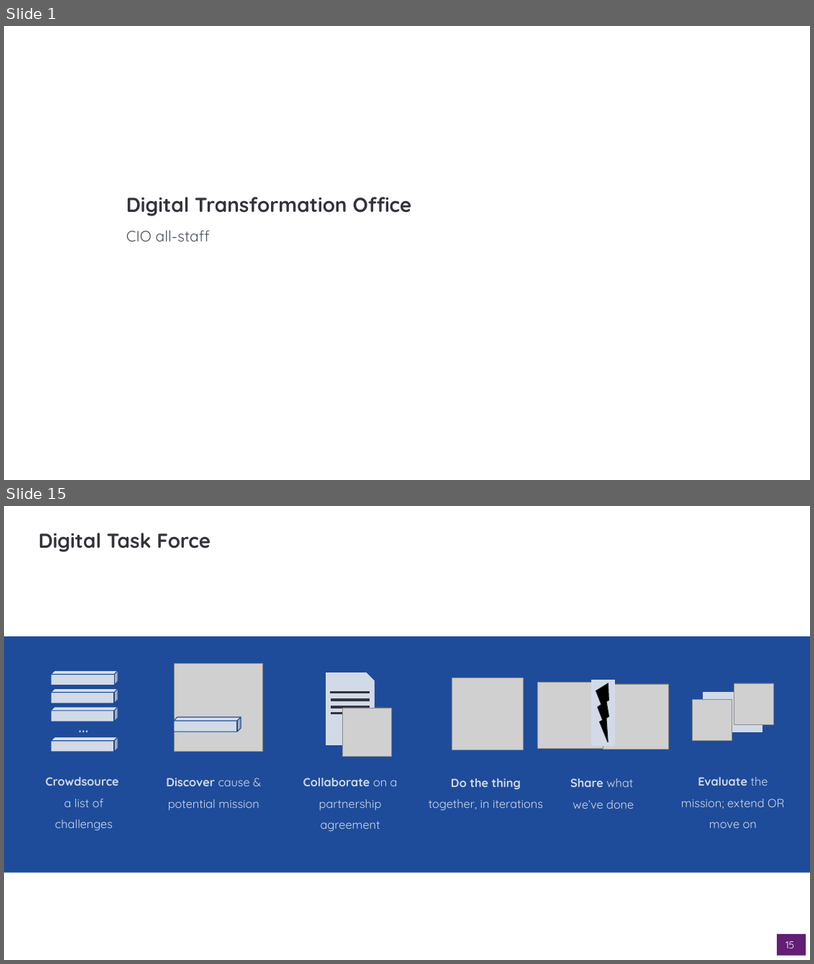
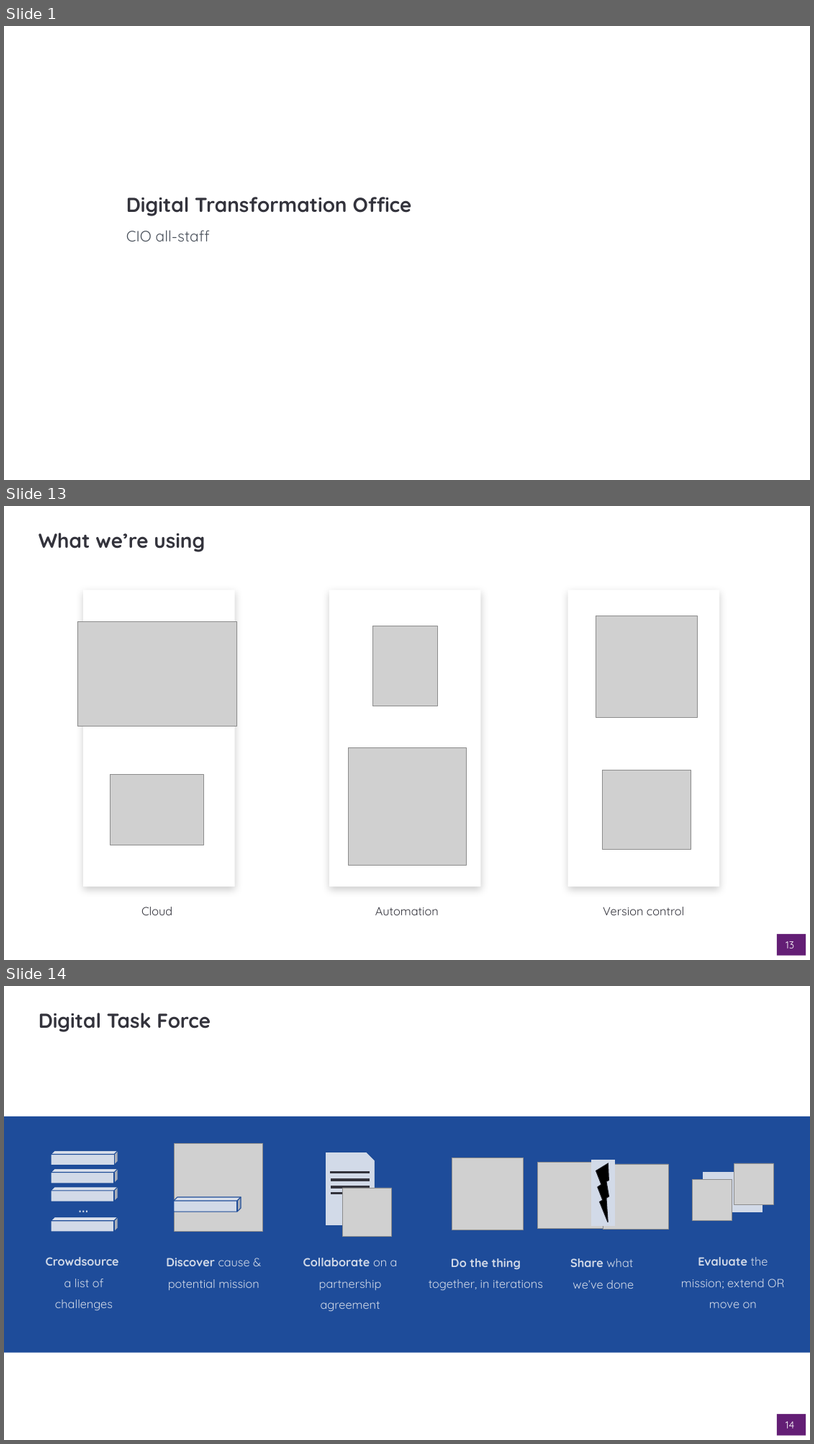
Before and after one commit to dto-btn/reading-material, a slide deck: presentations/dto-all-staff_2019-10-17.pptx. Shown one above the other, each under a label of ours: slides 1 and 15 before the commit, slides 1, 13 and 14 after it; the slides between them are not shown. The pictures are 814x964 and 814x1444 pixels, drawn with LibreOffice and Linux fonts; fonts in the diff are those of the drawing; grey boxes stand for pictures; background and template pictures are left out. Boxes give left, top, right and bottom in pixels: in the first picture for what was removed or moved away, otherwise in the second. Text is boxed around its words. In the diff, an @@ line names an element or a change of style, - is before the commit and + after.

Commit message:
Trimmed down presentation.  Focus on cloud, automation and devops

```diff
--- a/presentations/dto-all-staff_2019-10-17.pptx
+++ b/presentations/dto-all-staff_2019-10-17.pptx
@@ slide 13 added at <box>4,506,810,960</box>, background #FFFFFF @@
@@ title added at <box>39,533,205,552</box>, 24 pt, text #33333C, bold @@
+What we’re using
@@ rectangle added at <box>83,590,234,886</box>, fill #FFFFFF @@
@@ rectangle added at <box>329,590,481,886</box>, fill #FFFFFF @@
@@ rectangle added at <box>568,590,720,886</box>, fill #FFFFFF @@
@@ picture added at <box>77,621,237,726</box> @@
@@ picture added at <box>373,626,437,705</box> @@
@@ picture added at <box>597,616,698,718</box> @@
@@ picture added at <box>348,747,466,865</box> @@
@@ picture added at <box>111,775,204,845</box> @@
@@ picture added at <box>603,770,691,849</box> @@
@@ text added at <box>142,906,172,915</box>, 14 pt, text #33333C @@
+Cloud
@@ text added at <box>376,906,439,915</box>, 14 pt, text #33333C @@
+Automation
@@ text added at <box>603,906,685,915</box>, 14 pt, text #33333C @@
+Version control
@@ page number added at <box>777,934,806,955</box>, fill #631E75, 12 pt, text #FFFFFF @@
+13
@@ what was slide 15 is now slide 14 @@
@@ page number at <box>786,1421,795,1428</box>: text changed @@
-15
+14
```
Also in this commit, not shown: 6 slides changed, 5 other slides added, 11 slides removed.
